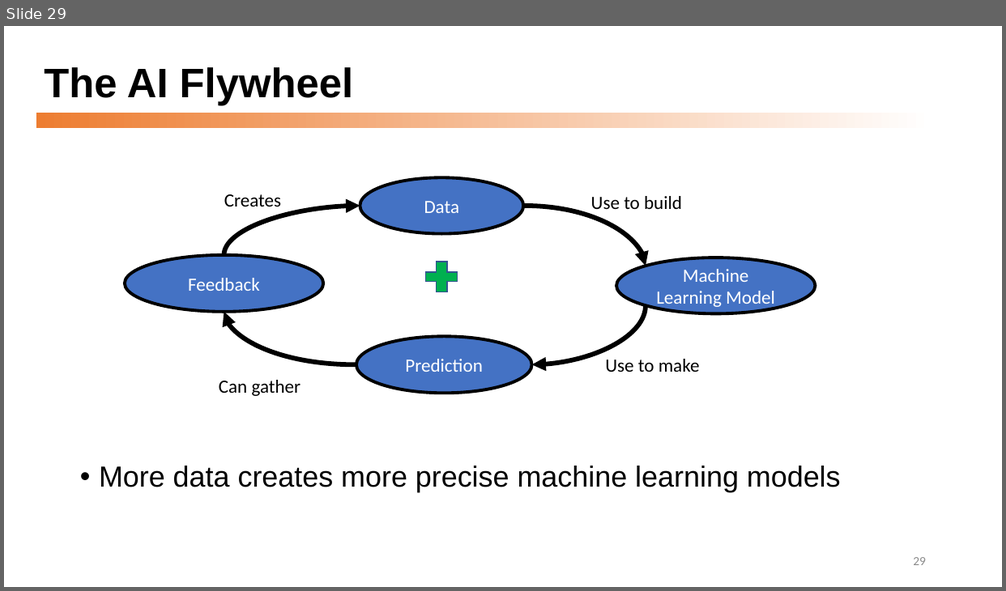
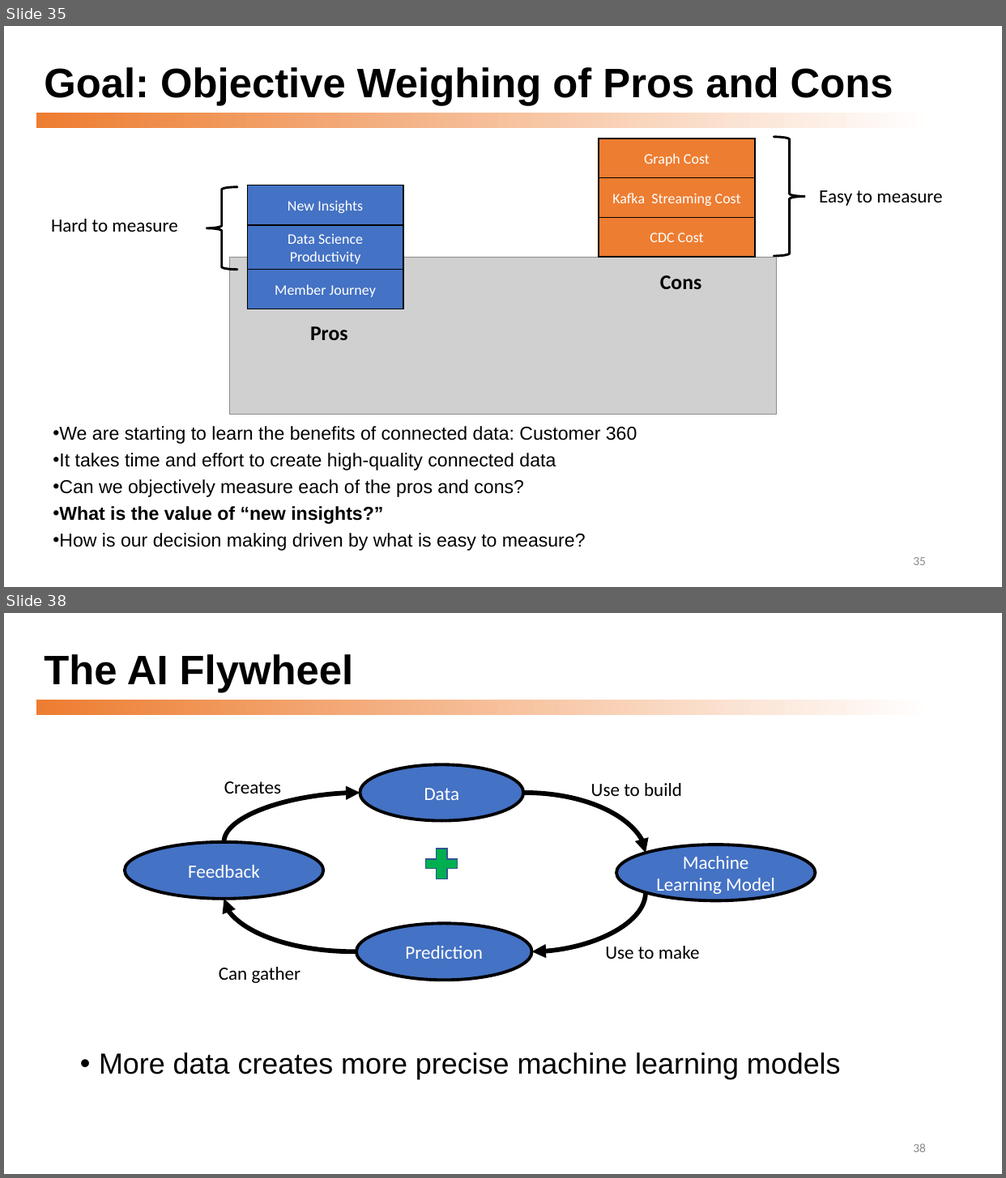
Before and after one commit to dmccreary/graph-systems-thinking, a slide deck: docs/presentations/Graph-Systems-Thinking-Half-Day-Workshop.pptx. Shown one above the other, each under a label of ours: slide 29 before the commit, slides 35 and 38 after it; the slides between them are not shown. The pictures are 1006x591 and 1006x1178 pixels, drawn with LibreOffice and Linux fonts; fonts in the diff are those of the drawing; grey boxes stand for pictures. Boxes give left, top, right and bottom in pixels: in the first picture for what was removed or moved away, otherwise in the second. Text is boxed around its words. In the diff, an @@ line names an element or a change of style, - is before the commit and + after.

```diff
--- a/docs/presentations/Graph-Systems-Thinking-Half-Day-Workshop.pptx
+++ b/docs/presentations/Graph-Systems-Thinking-Half-Day-Workshop.pptx
@@ slide 35 added at <box>4,26,1002,587</box>, background #FFFFFF; not listed: 1 template element that a slide beside it also shows @@
@@ title added at <box>44,67,893,105</box>, 39.6 pt, text #000000, bold @@
+Goal: Objective Weighing of Pros and Cons
@@ right brace added at <box>774,137,806,256</box>, outline #000000 2.25 pt @@
@@ right brace added at <box>206,187,237,269</box>, outline #000000 2.25 pt @@
@@ text added at <box>819,190,942,206</box>, 18 pt, text #000000 @@
+Easy to measure
@@ text added at <box>51,219,177,232</box>, 18 pt, text #000000 @@
+Hard to measure
@@ group added at <box>229,139,777,415</box>: 6 rectangles, 2 texts, 1 picture @@
+Member Journey
+Data Science
+Productivity
+New Insights
+CDC Cost
+Kafka Streaming Cost
+Graph Cost
+Pros
+Cons
@@ text added at <box>53,426,637,551</box>, 18 pt, text #000000 @@
+• We are starting to learn the benefits of connected data: Customer 360
+• It takes time and effort to create high-quality connected data
+• Can we objectively measure each of the pros and cons?
+• What is the value of “new insights?”
+• How is our decision making driven by what is easy to measure?
@@ page number added at <box>913,557,926,565</box>, 12 pt, text #8C8C8C @@
+35
@@ what was slide 29 is now slide 38 @@
@@ page number at <box>913,1144,926,1152</box>: text changed @@
-29
+38
```
Also in this commit, not shown: 9 slides changed, 8 other slides added.
